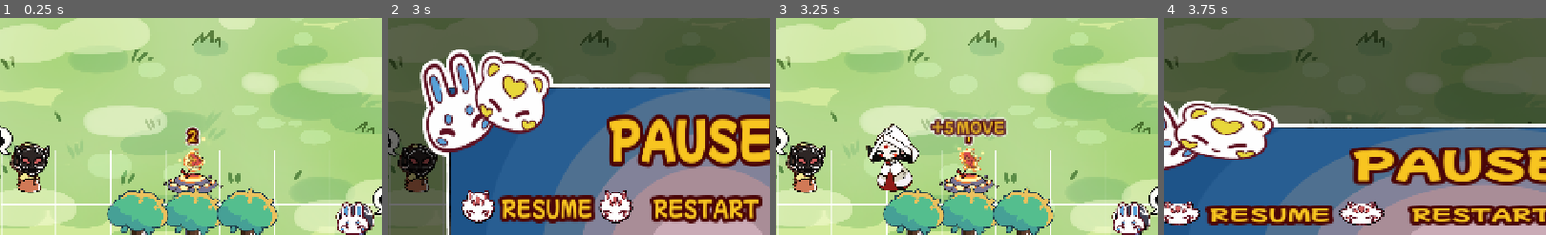
Above: before the commit, frames 1-4 (left to right).
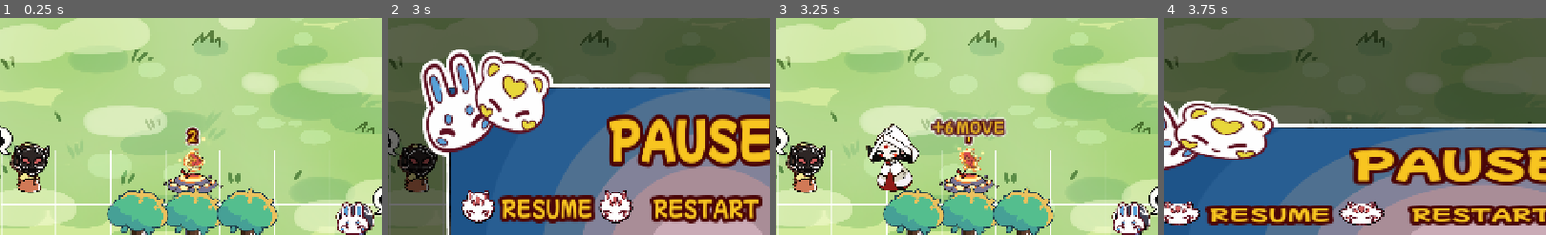
Above: after the commit, the same moments.

Repository: Kuma-Boo/melon-jam-2025
Game: Godot game, scene res://scene/levels/level15.tscn
Same seed, same stepped clock (60 frames per second), same inputs: the game is played once before the commit and once after it. This scene is started directly instead of the project's main scene.
Inputs:
- Up to frame 1 (0.25 s): no input
- Up to frame 2 (3 s): tap Enter (ui_accept) at 0.5, 0.77, 1.25, 1.52, 2.75 s; hold W (move_up) 0.53-2.03 s; tap Space (space) every 0.75 s from 0.6 to 2.85 s; hold A (move_left) from 2.03 s (still down)
- Up to frame 3 (3.25 s): keep holding A (move_left); tap Enter (ui_accept) at 3.02 s
- Up to frame 4 (3.75 s): release A (move_left) at 3.53 s; hold S (move_down) from 3.53 s (still down); tap Space (space) at 3.6 s
The pictures show only the part of the screen within x 8-58%, y 1-51%; the shares and areas given below are measured in that part.

Frames 1-2 are identical in both runs. In frame 3, 0.6% of the frame differs, in the area x 40-61%, y 45-55%; in frame 4, nothing differs.

Commit message:
Fix Inaccurate Fire Amount

Diff:
--- a/scene/object/fire.tscn
+++ b/scene/object/fire.tscn
@@ -12,7 +12,7 @@
 
 [sub_resource type="ShaderMaterial" id="ShaderMaterial_fr6wy"]
 shader = ExtResource("2_4uq7g")
-shader_parameter/time = 138.35599079796935
+shader_parameter/time = 4.225576595959598
 shader_parameter/displacement = ExtResource("4_uf5y2")
 shader_parameter/base_flame = ExtResource("3_l7rlu")
 shader_parameter/displacement_scale = Vector2(0.2, 0.8)
@@ -298,7 +298,7 @@
 [node name="Text" parent="TextVisibility" instance=ExtResource("8_uxfkn")]
 visible = false
 modulate = Color(1, 1, 1, 1)
-text = "+5 MOVE"
+text = "+6 MOVE"
 
 [node name="AnimationPlayer" type="AnimationPlayer" parent="."]
 libraries = {
